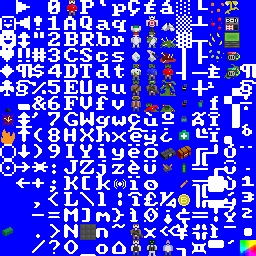
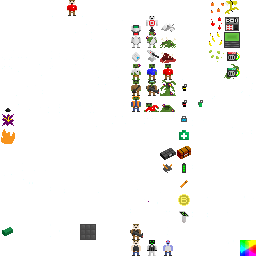
Two versions of the same layered image (256px x 256px). Layer-by-layer changes:
added layer "terminal" above "Layer 0" over (179, 211, 189, 223)
painted on "Layer 0" over (176, 208, 190, 224)
hid "Layer 1" over (0, 0, 256, 256)
